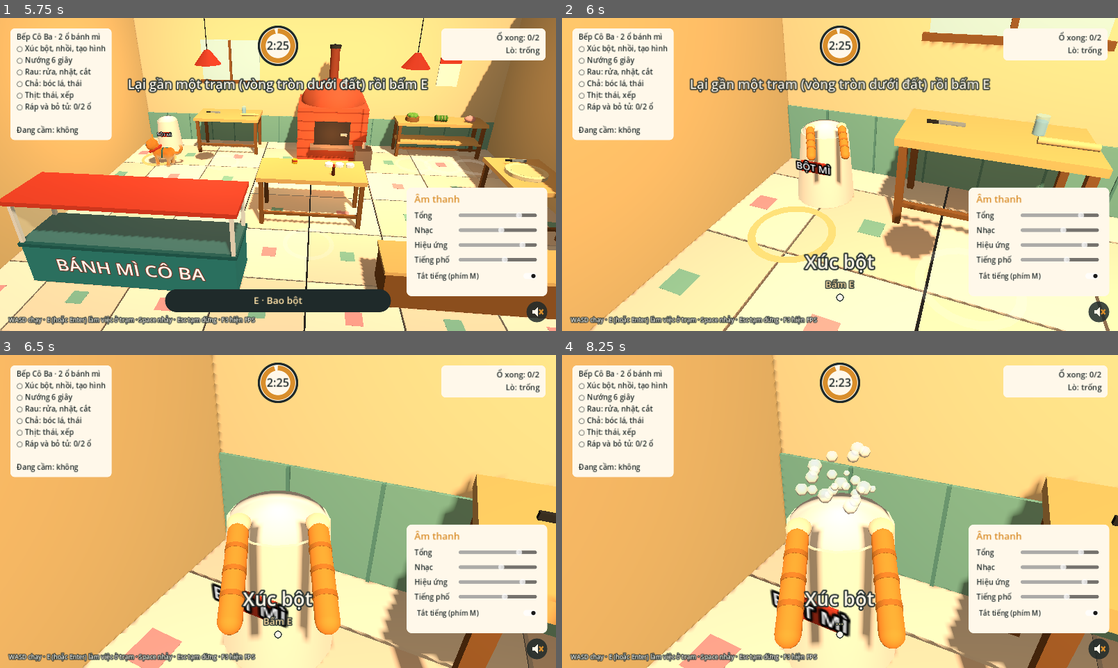
Above: before the commit, frames 1-4 (two rows, left to right).
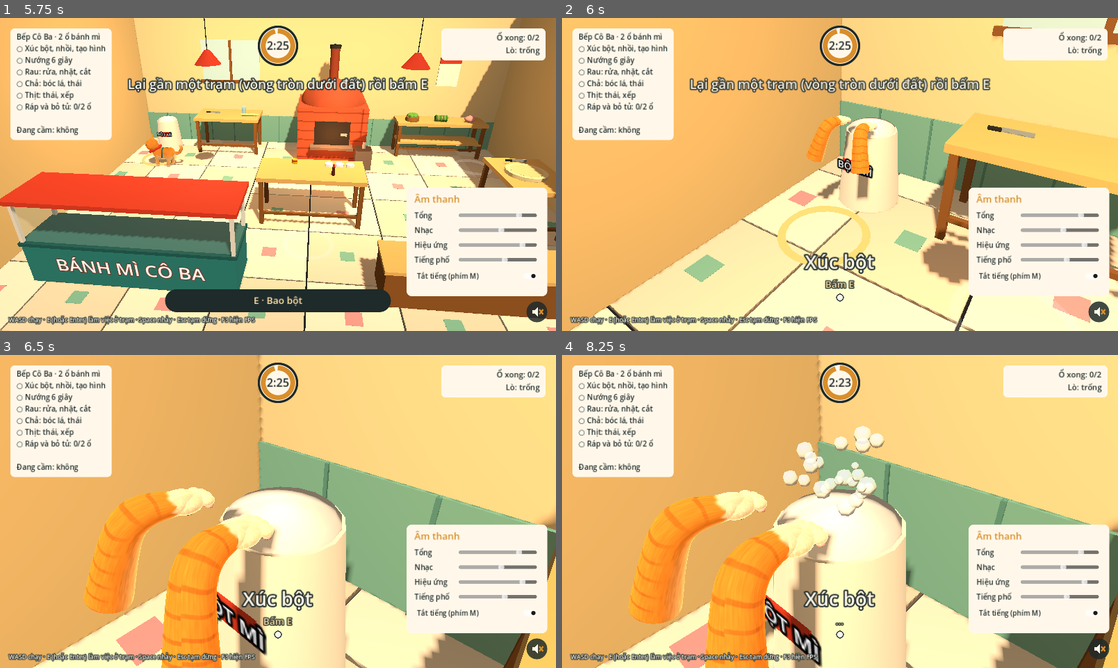
Above: after the commit, the same moments.

Repository: sangdaden/meo-giao-banh-mi
Game: Godot game, scene res://scenes/kitchen.tscn
The game is run twice, just before and just after one commit, with the same random seed, the same clock (stepped at 60 frames per second) and the same inputs.
Inputs (mouse positions are in pixels of both pictures, inside the frame that each line leads up to):
- Up to frame 1 (5.75 s): click "Vào bếp (Enter)" at 0.5 s; click (539, 312) at 1.25 s; click "Tắt tiếng (phím M)" at 2 s; tap Enter (ui_accept) at 2.75 s; move the mouse to (250, 237) at 2.77 s; hold W (move_forward) 2.78-3.5 s; hold E (interact) 2.78-3.5 s; click (250, 237) at 2.92 s; tap Space (jump) at 3.02 s; drag from (444, 221) to (250, 237) at 3.52 s; move the mouse to (111, 127) at 4.27 s; hold A (move_left) 4.28-5 s; tap Keypad Enter at 4.35 s; drag from (305, 174) to (111, 127) at 5.02 s
- Up to frame 2 (6 s): move the mouse to (756, 96) at 5.77 s; hold S (move_back) from 5.78 s (still down); hold E (interact) from 5.78 s (still down)
- Up to frame 3 (6.5 s): keep holding S (move_back); keep holding E (interact); tap Space (jump) at 6.02 s
- Up to frame 4 (8.25 s): release S (move_back) at 6.5 s; release E (interact) at 6.5 s; drag from (962, 495) to (756, 433) at 6.52 s; move the mouse to (728, 527) at 7.27 s; hold W (move_forward) 7.28-8 s; tap Keypad Enter at 7.35 s; click (728, 527) at 7.42 s; drag from (895, 442) to (728, 527) at 8.02 s

Frame 1 is identical in both runs. In frame 2, 23% of the frame differs, in the area x 1-100%, y 0-100%; in frame 3, 28%; in frame 4, 30%, in the area x 6-100%, y 0-100%.

Commit message:
Chân trước Bơ giống mèo trong cận cảnh bếp, dùng chung được (BoPaw)
- scripts/bo_paw.gd + scenes/bo_paw.tscn: cẳng tay gập khuỷu, lông cam vằn mảnh,
  tất kem, bàn chân tròn 4 ngón, đệm ngón và gan chân hồng
- shaders/bo_fur.gdshader: lông theo Bơ kiểu D
- Camera cận cảnh đứng chéo một bên phía Bơ để thấy chân nghiêng
- Tiếng nhặt món, tiếng sao và nhạc kết thúc ở cuối màn bếp
- tools/paw_preview.gd chụp ảnh 5 góc cho bản phác

Co-Authored-By: Claude Opus 5.5 (1M context) <noreply@anthropic.com>
Claude-Session: https://claude.ai/code/session_018q3UrftCbgkqP1vwDkuyh7

Diff:
--- /dev/null
+++ b/scenes/bo_paw.tscn
@@ -0,0 +1,6 @@
+[gd_scene load_steps=2 format=3]
+
+[ext_resource type="Script" path="res://scripts/bo_paw.gd" id="1_paw"]
+
+[node name="BoPaw" type="Node3D"]
+script = ExtResource("1_paw")
--- /dev/null
+++ b/scripts/bo_paw.gd
@@ -0,0 +1,124 @@
+class_name BoPaw
+extends Node3D
+## Chân trước của Bơ (một bên), dùng chung cho cận cảnh trong bếp và góc nhìn thứ nhất.
+## Theo chân Bơ kiểu D: cẳng tay cam có vằn nâu đỏ mảnh ở mặt ngoài, mặt trong nhạt,
+## "tất" kem ở cổ chân, bàn chân tròn dẹt có 4 ngón, đệm ngón và đệm gan chân màu hồng.
+##
+## Gốc node ở giữa bàn chân, ngón chỉ về -Z. Cẳng tay chạy về +Z (phía người nhìn), gập ở khuỷu,
+## rồi cánh tay trên đi xuống, như mèo nhoài người chống chân lên bàn.
+## Kích thước (size 1): bàn chân rộng ~9 cm, cẳng tay ~12 cm, cánh tay trên ~24 cm; to hơn chân Bơ
+## thật một chút cho dễ nhìn ở cận cảnh, giống tay nhân vật ở góc nhìn thứ nhất.
+## Dùng: var p := BoPaw.create(-1.0) (trái) hoặc BoPaw.create(1.0) (phải), rồi add_child(p).
+
+const FUR_SHADER := preload("res://shaders/bo_fur.gdshader")
+const BEAN := Color("#EFAFAA")
+
+@export var side := 1.0           ## -1 chân trái, 1 chân phải (khuỷu chĩa ra ngoài)
+@export var size := 1.0           ## tỉ lệ so với số đo gốc
+
+var arm: MeshInstance3D           ## ống cẳng tay + cánh tay
+var foot: Node3D                  ## bàn chân (có thể xoay riêng để gập cổ chân)
+
+
+static func create(paw_side: float, paw_size := 1.0) -> BoPaw:
+	var p := BoPaw.new()
+	p.side = paw_side
+	p.size = paw_size
+	return p
+
+
+func _ready() -> void:
+	var wrist := Vector3(0, 0.014, 0.04)
+	var elbow := wrist + Vector3(side * 0.25, -0.2, 1.0).normalized() * 0.12
+	var shoulder := elbow + Vector3(side * 0.25, -1.0, 0.35).normalized() * 0.24
+	arm = MeshInstance3D.new()
+	arm.name = "CanhTay"
+	arm.mesh = tube([Vector3(0, 0.004, 0.0), wrist, elbow, shoulder], [0.033, 0.034, 0.047, 0.062], 18)
+	arm.material_override = fur_mat(0.0)
+	add_child(arm)
+
+	foot = Node3D.new()
+	foot.name = "BanChan"
+	add_child(foot)
+	var cream := fur_mat(1.0)
+	var pink := StandardMaterial3D.new()
+	pink.albedo_color = BEAN
+	pink.roughness = 0.6
+	_ball(foot, 0.04, Vector3(0, 0.004, 0.006), Vector3(1.08, 0.66, 1.12), cream)
+	_ball(foot, 0.034, Vector3(0, 0.012, 0.03), Vector3(1.0, 0.85, 1.0), cream)          # lông cổ chân nối vào cẳng tay
+	for i in 4:
+		var x := -0.03 + i * 0.02
+		var z := -0.036 if i in [0, 3] else -0.043
+		_ball(foot, 0.0165, Vector3(x, 0.004, z), Vector3(1.0, 0.8, 1.1), cream)          # ngón
+		_ball(foot, 0.011, Vector3(x, -0.011, z - 0.002), Vector3(1.0, 0.5, 1.0), pink)   # đệm ngón
+	_ball(foot, 0.019, Vector3(0, -0.017, 0.006), Vector3(1.35, 0.4, 1.0), pink)          # đệm gan chân
+	foot.scale = Vector3.ONE * 1.12
+	scale = Vector3.ONE * size
+
+
+func _ball(parent: Node3D, r: float, pos: Vector3, squash: Vector3, mat: Material) -> void:
+	var s := SphereMesh.new()
+	s.radius = r
+	s.height = r * 2.0
+	s.radial_segments = 16
+	s.rings = 8
+	var mi := MeshInstance3D.new()
+	mi.mesh = s
+	mi.material_override = mat
+	mi.position = pos
+	mi.scale = squash
+	parent.add_child(mi)
+
+
+## Vật liệu lông Bơ (shaders/bo_fur.gdshader). all_cream = 1 cho bàn chân màu kem.
+static func fur_mat(all_cream: float) -> ShaderMaterial:
+	var m := ShaderMaterial.new()
+	m.shader = FUR_SHADER
+	m.set_shader_parameter("all_cream", all_cream)
+	return m
+
+
+## Ống trơn chạy qua các điểm (đường cong Catmull-Rom), bán kính nội suy theo từng điểm.
+## UV.y = 0 ở điểm đầu, 1 ở điểm cuối; UV.x = 0 ở phía trên (+Y) của ống.
+static func tube(points: Array, radii: Array, sides := 14, sub := 8) -> ArrayMesh:
+	var path: Array[Vector3] = []
+	var rad: Array[float] = []
+	for i in points.size() - 1:
+		var p0: Vector3 = points[maxi(i - 1, 0)]
+		var p1: Vector3 = points[i]
+		var p2: Vector3 = points[i + 1]
+		var p3: Vector3 = points[mini(i + 2, points.size() - 1)]
+		for k in sub:
+			var t := float(k) / sub
+			path.append(p1.cubic_interpolate(p2, p0, p3, t))
+			rad.append(lerpf(radii[i], radii[i + 1], smoothstep(0.0, 1.0, t)))
+	path.append(points[-1])
+	rad.append(radii[-1])
+	var total := 0.0
+	var lens: Array[float] = [0.0]
+	for i in range(1, path.size()):
+		total += path[i].distance_to(path[i - 1])
+		lens.append(total)
+	var st := SurfaceTool.new()
+	st.begin(Mesh.PRIMITIVE_TRIANGLES)
+	for i in path.size():
+		var tan := (path[mini(i + 1, path.size() - 1)] - path[maxi(i - 1, 0)]).normalized()
+		var nrm := (Vector3.UP - tan * tan.dot(Vector3.UP)).normalized()
+		var bin := tan.cross(nrm)
+		for j in sides + 1:
+			var a := TAU * j / sides
+			var dir := nrm * cos(a) + bin * sin(a)
+			st.set_normal(dir)
+			st.set_uv(Vector2(float(j) / sides, lens[i] / total))
+			st.add_vertex(path[i] + dir * rad[i])
+	for i in path.size() - 1:
+		for j in sides:
+			var a := i * (sides + 1) + j
+			var b := a + sides + 1
+			st.add_index(a)
+			st.add_index(b)
+			st.add_index(a + 1)
+			st.add_index(a + 1)
+			st.add_index(b)
+			st.add_index(b + 1)
+	return st.commit()
--- a/scripts/kitchen.gd
+++ b/scripts/kitchen.gd
@@ -84,9 +84,10 @@
 var case_slots: Array[Node3D] = []
 var paper: MeshInstance3D
 
-const PAW_L_REST := Vector3(-0.12, 0.08, 0.24)
-const PAW_R_REST := Vector3(0.12, 0.08, 0.24)
-const CLOSE_DIST := 1.35  ## camera cận cảnh lùi xa điểm làm việc bao nhiêu lần so với cam_off
+const PAW_L_REST := Vector3(-0.11, 0.08, 0.26)
+const PAW_R_REST := Vector3(0.11, 0.08, 0.26)
+const CLOSE_DIST := 1.1   ## camera cận cảnh lùi xa điểm làm việc bao nhiêu lần so với cam_off
+const CLOSE_YAW := 0.75   ## camera cận cảnh lệch sang bên bao nhiêu (radian) so với hướng Bơ đứng
 
 # Tự chơi: --autotest-bep (kiểm tra, thoát khi xong) hoặc --demo-bep (để quay clip)
 var _bot := false
@@ -469,6 +470,9 @@
 	lines += "\n%d/3 sao · mỗi đơn giao được cộng thêm %d giây" % [stars, int(GameState.kitchen_bonus)]
 	hud.show_end(lines)
 	_sound("stop_loop", "oven_fire")
+	_sound("music", "jingle_win" if success else "jingle_lose")
+	for i in stars:
+		get_tree().create_timer(0.5 + 0.45 * i).timeout.connect(_sound.bind("play", "star_%d" % (i + 1)))
 	print("[bep] xong=%d/%d sao=%d con_lai=%.1fs chay=%s" % [made, LOAVES, stars, time_left, bread_burnt])
 	if _bot_quit:
 		print("AUTOTEST BEP ", "OK" if success else "FAIL")
@@ -490,6 +494,7 @@
 		carry_node.queue_free()
 		carry_node = null
 	if kind != "":
+		_sound("play", "pickup")
 		carry_node = P.carry_item(kind)
 		carry_node.position = Vector3(0, 0.42, 0.04)
 		player.visual.add_child(carry_node)
@@ -582,15 +587,15 @@
 	paw_rig = Node3D.new()
 	paw_rig.name = "ChanBo"
 	add_child(paw_rig)
-	paw_l = P.paw(paw_rig)
-	paw_r = P.paw(paw_rig)
+	paw_l = P.paw(paw_rig, -1.0)
+	paw_r = P.paw(paw_rig, 1.0)
 	paw_rig.visible = false
 
 
-## Đặt hai chân trước ở điểm làm việc của trạm; +Z cục bộ hướng về camera cận cảnh.
+## Đặt hai chân trước ở điểm làm việc của trạm; +Z cục bộ hướng về chỗ Bơ đứng.
 func _place_paws(st: Dictionary) -> void:
 	var work: Vector3 = st.work
-	var d: Vector3 = work - (st.cam as Vector3)
+	var d: Vector3 = work - (st.use as Vector3)
 	d.y = 0
 	paw_rig.global_transform = Transform3D(Basis.looking_at(d.normalized()), work)
 	paw_l.position = PAW_L_REST
@@ -1024,7 +1029,12 @@
 	ring.material_override = m
 	ring.position = use + Vector3(0, 0.02, 0)
 	add_child(ring)
-	stations[id] = {"name": title, "use": use, "work": work, "cam": work + cam_off * CLOSE_DIST, "ring": ring}
+	# Camera cận cảnh đứng chéo một bên phía Bơ (không ngay sau lưng) để thấy chân trước nghiêng
+	# như chân mèo thật, không bị nhìn dọc thành hai ống.
+	var back := Vector3(use.x - work.x, 0, use.z - work.z).normalized()
+	var horiz := Vector2(cam_off.x, cam_off.z).length() * CLOSE_DIST
+	var cam := work + back.rotated(Vector3.UP, CLOSE_YAW) * horiz + Vector3.UP * cam_off.y * CLOSE_DIST
+	stations[id] = {"name": title, "use": use, "work": work, "cam": cam, "ring": ring}
 
 
 func _build_stations(room: Node3D) -> void:
--- a/scripts/kitchen_props.gd
+++ b/scripts/kitchen_props.gd
@@ -220,22 +220,10 @@
 	return n
 
 
-## Chân trước của Bơ cho cận cảnh: cánh tay lông cam, bàn chân kem.
-## Gốc node ở giữa bàn chân; cánh tay chĩa về +Z (phía camera) và hơi xuống.
-static func paw(parent: Node) -> Node3D:
-	var n := Node3D.new()
-	parent.add_child(n)
-	var axis := Vector3(0, -0.34, 0.94)
-	var arm := capsule(n, 0.04, 0.42, axis * 0.21, ORANGE)
-	arm.rotation_degrees.x = -70
-	# Vằn cam sẫm trên tay
-	for i in 3:
-		var band := cylinder(n, 0.042, 0.018, axis * (0.12 + i * 0.09), ORANGE.darkened(0.2), 12)
-		band.rotation_degrees.x = -70
-	sphere(n, 0.048, Vector3.ZERO, MITT, Vector3(1.0, 0.75, 1.15))
-	for i in 3:
-		sphere(n, 0.016, Vector3(-0.025 + i * 0.025, -0.012, -0.045), Color("#F6B8A0"))
-	n.scale = Vector3.ONE * 0.8
+## Chân trước của Bơ cho cận cảnh (model dùng chung, xem scripts/bo_paw.gd).
+static func paw(parent: Node, side := 1.0) -> Node3D:
+	var n := BoPaw.create(side)
+	parent.add_child(n)
 	return n
 
 
--- /dev/null
+++ b/shaders/bo_fur.gdshader
@@ -0,0 +1,47 @@
+shader_type spatial;
+// Lông chân trước của Bơ cho cận cảnh bếp, màu theo Bơ kiểu D:
+// cam, vằn nâu đỏ mảnh đứt quãng ở mặt ngoài, mặt trong kem nhạt, "tất" kem ở cổ chân.
+// UV.y chạy dọc chân (0 ở bàn chân), UV.x quanh chân (0 là mặt trên/ngoài).
+
+uniform vec3 fur : source_color = vec3(0.91, 0.57, 0.23);
+uniform vec3 stripe : source_color = vec3(0.70, 0.36, 0.15);
+uniform vec3 cream : source_color = vec3(0.98, 0.90, 0.78);
+uniform float sock = 0.14;           // phần kem ở cổ chân (theo UV.y)
+uniform float stripe_count = 9.0;    // số vằn dọc chân
+uniform float all_cream = 0.0;       // 1 = cả khối màu kem (bàn chân)
+
+float hash(vec2 p) { return fract(sin(dot(p, vec2(127.1, 311.7))) * 43758.5453); }
+float noise(vec2 p) {
+	vec2 i = floor(p);
+	vec2 f = fract(p);
+	f = f * f * (3.0 - 2.0 * f);
+	return mix(mix(hash(i), hash(i + vec2(1.0, 0.0)), f.x), mix(hash(i + vec2(0.0, 1.0)), hash(i + vec2(1.0, 1.0)), f.x), f.y);
+}
+
+void fragment() {
+	float u = UV.x;
+	float v = UV.y;
+	float top = 0.5 + 0.5 * cos(u * 6.2831853);   // 1 ở mặt ngoài, 0 ở mặt trong
+	vec3 c = fur;
+	// Vằn: dải ngang mảnh, mép mờ, uốn lượn, chỉ ở mặt ngoài và nhạt dần sang hai bên
+	float wave = noise(vec2(u * 6.0, v * 4.0)) * 1.8;
+	float s = sin(v * stripe_count * 6.2831853 + wave);
+	float band = smoothstep(0.72, 0.95, s) * smoothstep(0.3, 0.75, top) * step(sock + 0.06, v);
+	band *= 0.55 + 0.45 * noise(vec2(u * 20.0, v * 30.0));
+	c = mix(c, stripe, band * 0.6);
+	// Mặt trong chân nhạt màu kem
+	c = mix(c, cream, smoothstep(0.65, 1.0, 1.0 - top) * 0.55);
+	// Tất kem ở cổ chân, mép lởm chởm như lông
+	float edge = sock + (noise(vec2(u * 18.0, 3.0)) - 0.5) * 0.05;
+	c = mix(c, cream, smoothstep(edge + 0.02, edge - 0.02, v));
+	c = mix(c, cream, all_cream);
+	// Sợi lông chạy dọc chân, làm mặt lông không bóng lì như ống nhựa
+	float fib = noise(vec2(u * 140.0, v * 10.0)) * 0.6 + noise(vec2(u * 60.0, v * 25.0)) * 0.4;
+	c *= 0.9 + 0.16 * fib;
+	ALBEDO = c;
+	ROUGHNESS = 0.85;
+	SPECULAR = 0.15;
+	RIM = 0.45;
+	RIM_TINT = 0.6;
+	BACKLIGHT = vec3(0.08, 0.05, 0.03);
+}
--- /dev/null
+++ b/tools/paw_preview.gd
@@ -0,0 +1,54 @@
+extends SceneTree
+## Chụp ảnh model chân trước Bơ (scripts/bo_paw.gd) từ nhiều góc để làm bản phác duyệt.
+## Chạy: godot --path . --rendering-driver opengl3 -s tools/paw_preview.gd -- <thư mục ra>
+
+var views := {
+	"tren": [Vector3(0, 0.35, 0.25), Vector3(0, 0.0, 0.02)],
+	"truoc": [Vector3(0, 0.08, -0.4), Vector3(0, 0.0, 0.05)],
+	"ngang": [Vector3(0.45, 0.05, 0.08), Vector3(0, -0.03, 0.08)],
+	"duoi": [Vector3(0.0, -0.3, -0.12), Vector3(0, 0.0, 0.0)],
+	"canh": [Vector3(0.0, 0.62, 0.95), Vector3(0, 0.0, -0.1)],
+	"xien": [Vector3(0.55, 0.32, 0.5), Vector3(-0.02, 0.0, -0.02)],
+	"xien2": [Vector3(0.3, 0.3, 0.6), Vector3(0.0, 0.0, -0.02)],
+}
+
+
+func _initialize() -> void:
+	var out: String = OS.get_cmdline_user_args()[0] if OS.get_cmdline_user_args().size() > 0 else "user://"
+	var root3 := Node3D.new()
+	root.add_child(root3)
+	var env := WorldEnvironment.new()
+	env.environment = Environment.new()
+	env.environment.background_mode = Environment.BG_COLOR
+	env.environment.background_color = Color("#7FB7A4")
+	env.environment.ambient_light_source = Environment.AMBIENT_SOURCE_COLOR
+	env.environment.ambient_light_color = Color("#FFE6C4")
+	env.environment.ambient_light_energy = 0.35
+	root3.add_child(env)
+	var sun := DirectionalLight3D.new()
+	sun.rotation_degrees = Vector3(-50, 30, 0)
+	sun.light_energy = 0.9
+	root3.add_child(sun)
+	var fill := DirectionalLight3D.new()
+	fill.rotation_degrees = Vector3(30, 200, 0)
+	fill.light_energy = 0.3
+	root3.add_child(fill)
+	for s in [-1.0, 1.0]:
+		var p := BoPaw.create(s, 1.0)
+		p.position = Vector3(s * 0.1, 0, 0)
+		root3.add_child(p)
+	var cam := Camera3D.new()
+	cam.fov = 40
+	cam.near = 0.01
+	root3.add_child(cam)
+	cam.make_current()
+	for i in 3:
+		await process_frame
+	for key in views:
+		var v: Array = views[key]
+		cam.global_transform = Transform3D(Basis.looking_at(v[1] - v[0]), v[0])
+		for i in 3:
+			await process_frame
+		await RenderingServer.frame_post_draw
+		root.get_texture().get_image().save_png(out.path_join("paw_%s.png" % key))
+	quit()
Not shown, changed: README.md
